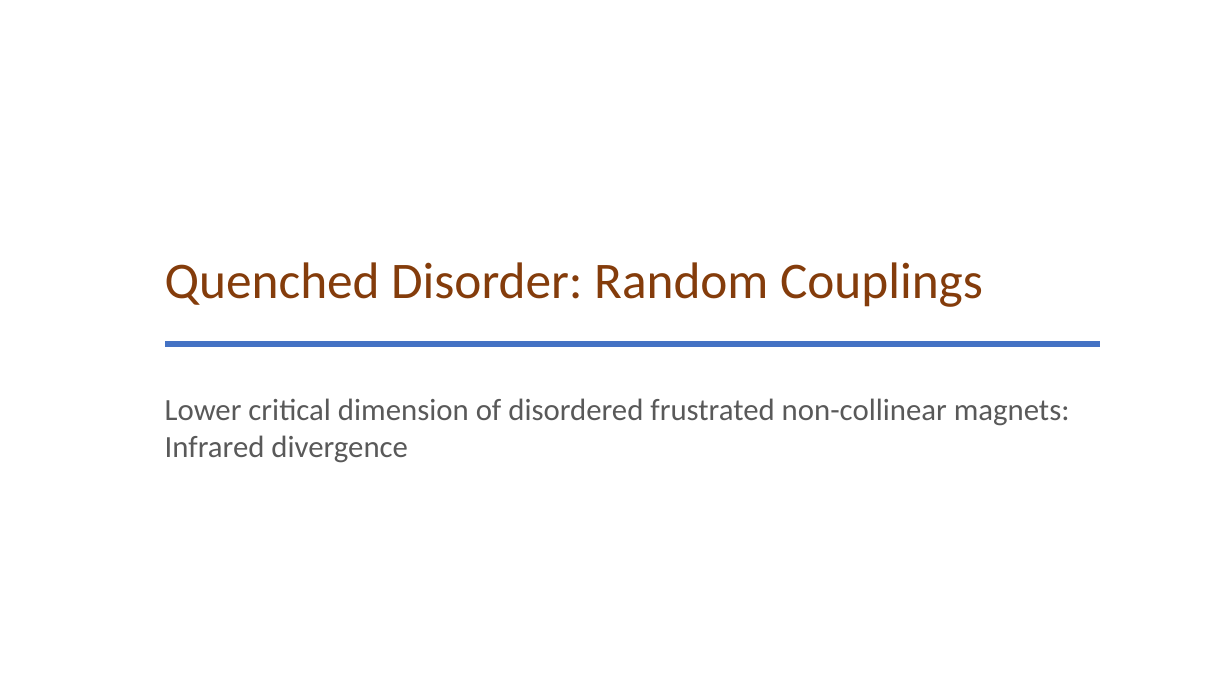
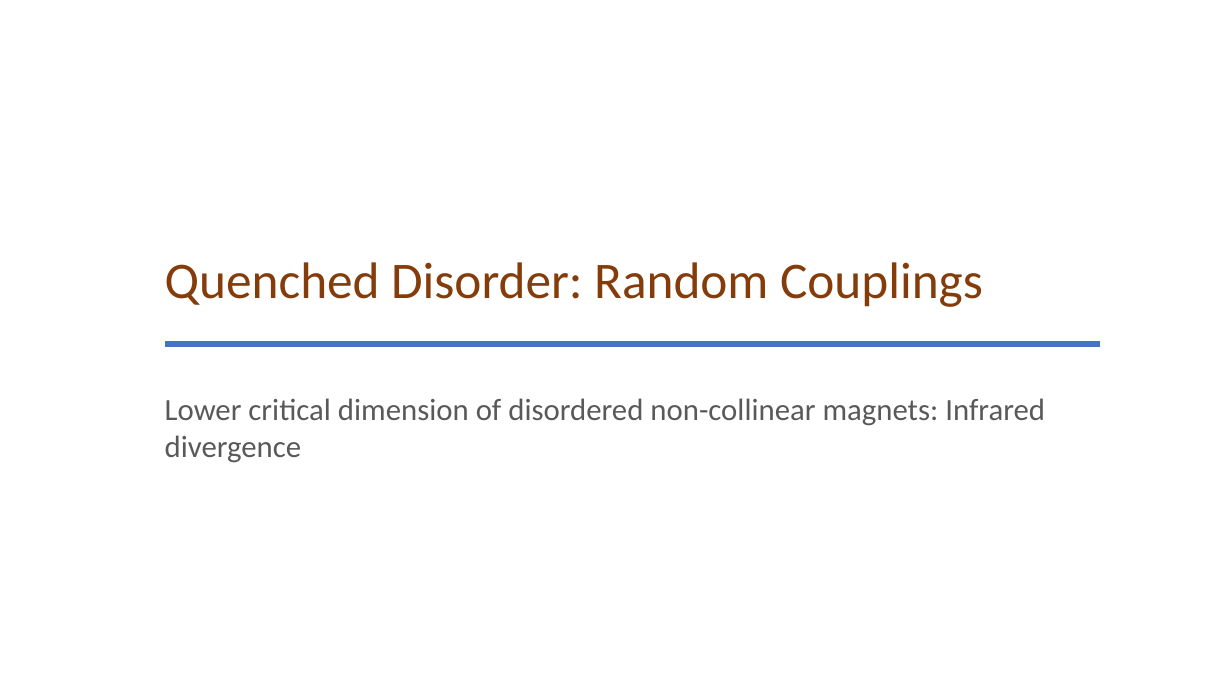
Before and after one commit to glacieant/disordered_triangular_swt, a slide deck: slide 10 of talk/disordered_non-collinear_magnet.pptx. Drawn at 1232x693 pixels with LibreOffice and Linux fonts; fonts in the diff are those of the drawing. Boxes give left, top, right and bottom in pixels: in the first picture for what was removed or moved away, otherwise in the second. Text is boxed around its words. In the diff, an @@ line names an element or a change of style, - is before the commit and + after.

```diff
--- a/talk/disordered_non-collinear_magnet.pptx
+++ b/talk/disordered_non-collinear_magnet.pptx
@@ subtitle at <box>165,398,1045,463</box>: text changed @@
-Lower critical dimension of disordered frustrated non-collinear magnets: Infrared divergence
+Lower critical dimension of disordered non-collinear magnets: Infrared divergence
```
Also in this commit, not shown: 16 other slides changed, 15 slides added, 5 slides removed, 19 other files.
